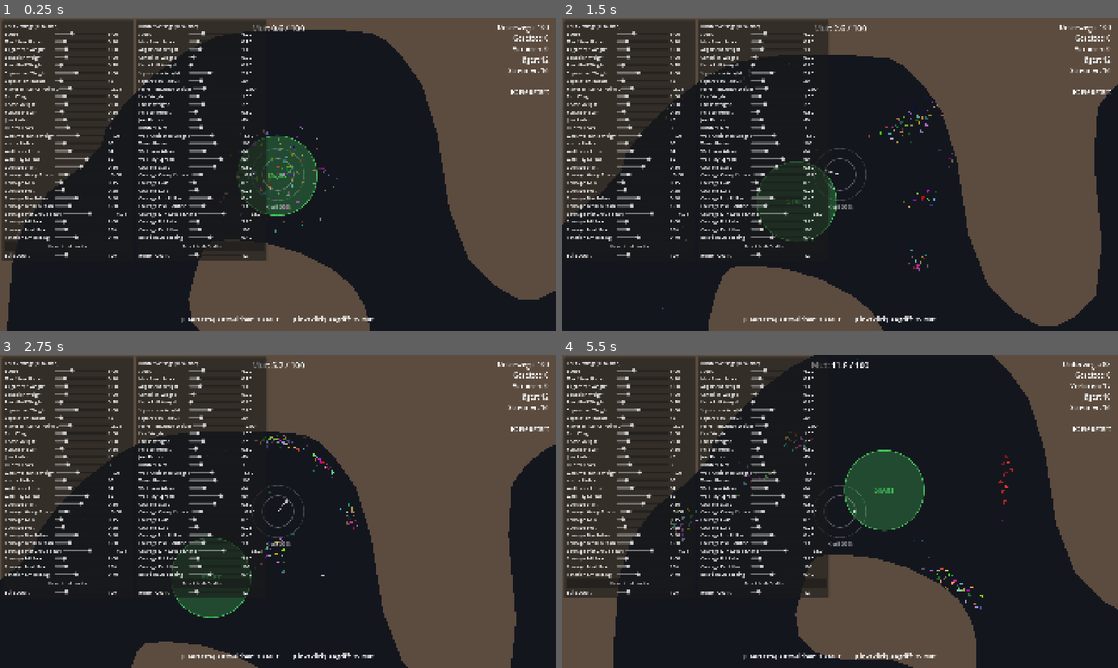
Above: before the commit, frames 1-4 (two rows, left to right).
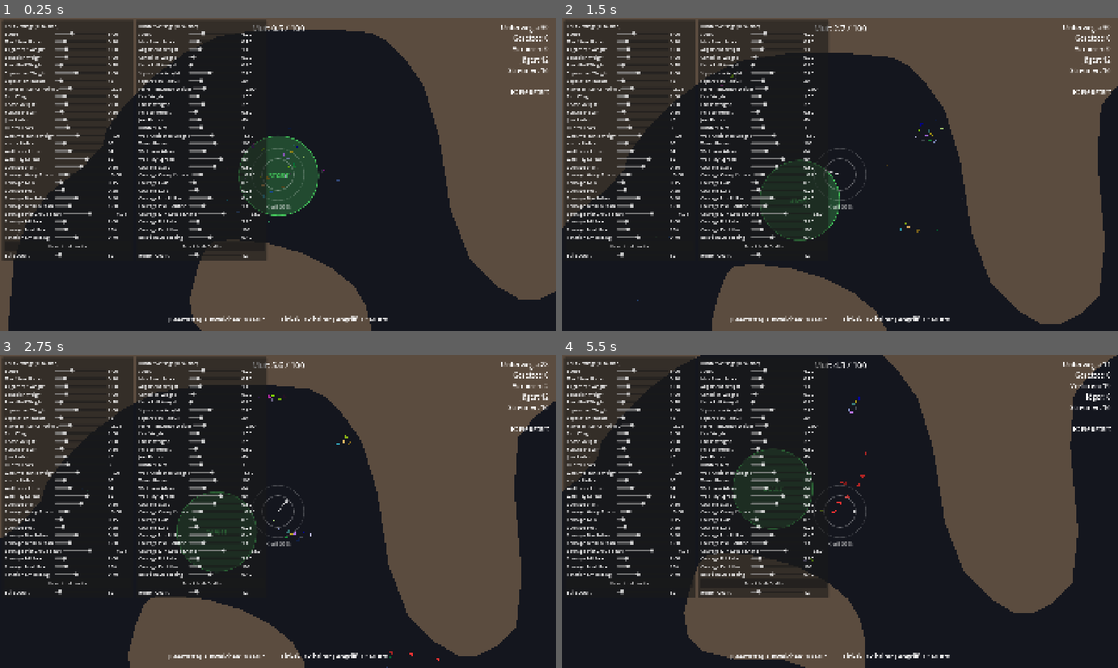
Above: after the commit, the same moments.

Repository: GaslightingRocks/CG-Idea3-swarm
Game: Godot game, scene res://game/game.tscn
The game is run twice, just before and just after one commit, with the same random seed, the same clock (stepped at 60 frames per second) and the same inputs.
Inputs (mouse positions are in pixels of both pictures, inside the frame that each line leads up to):
- Up to frame 1 (0.25 s): no input
- Up to frame 2 (1.5 s): move the mouse to (962, 158) at 0.52 s; press the mouse at (962, 158) at 0.53 s; release the mouse at (962, 158) at 1.25 s; drag from (728, 190) to (784, 68) at 1.27 s
- Up to frame 3 (2.75 s): move the mouse to (333, 442) at 2.02 s; hold Space (ability_dodge) from 2.03 s (still down); click (333, 442) at 2.3 s
- Up to frame 4 (5.5 s): release Space (ability_dodge) at 2.75 s; drag from (812, 574) to (895, 461) at 2.77 s; move the mouse to (1006, 558) at 3.52 s; press the mouse at (1006, 558) at 3.53 s; release the mouse at (1006, 558) at 4.25 s; drag from (673, 464) to (734, 539) at 4.27 s; move the mouse to (867, 511) at 5.02 s; press the mouse at (867, 511) at 5.03 s

The runs differ from the first frame. In frame 1, 1.5% of the frame differs, in the area x 1-100%, y 2-100%; in frame 2, 2.7%; in frame 3, 18%; in frame 4, 50%, in the area x 0-100%, y 0-100%.

Commit message:
Attack lasts while the mouse button is held, swarm regroups afterwards
- attack is an on/off state: starts with attack_start_cost, drains
  attack_cost_per_second while held, ends at once on release or when
  the courage pool is empty
- after the attack the flock pull is multiplied by regroup_pull_multiplier
  for regroup_duration seconds, so the swarm reunites

Co-Authored-By: Claude Opus 5.5 <noreply@anthropic.com>

Diff:
--- a/boids-test/flock/boid.gd
+++ b/boids-test/flock/boid.gd
@@ -264,7 +264,11 @@
 func flock_pull_force() -> Vector2:
 	if flock == null:
 		return Vector2.ZERO
-	return steer_towards(flock.center - global_position) * settings.flock_pull_weight
+	var weight: float = settings.flock_pull_weight
+	# Right after an attack the swarm is pulled together much stronger, so it reunites quickly
+	if flock.is_regrouping():
+		weight *= flock.regroup_pull_multiplier
+	return steer_towards(flock.center - global_position) * weight
 
 
 ## Steers toward where the player points the mouse, stronger the further the mouse is from the screen center.
--- a/boids-test/flock/flock.gd
+++ b/boids-test/flock/flock.gd
@@ -43,7 +43,7 @@
 # State of the special abilities, started by PlayerAbilities and read by the boids
 var dodge_time_left: float = 0.0
 var dodge_speed_multiplier: float = 1.0
-var attack_time_left: float = 0.0
+var attacking: bool = false
 var attack_speed_multiplier: float = 1.0
 var attack_steer_multiplier: float = 1.0
 var attack_steer_weight: float = 0.0
@@ -51,6 +51,9 @@
 # flock whose boids are attacked, and the one of them the whole swarm currently charges at
 var attack_victims: Flock = null
 var attack_target: Boid = null
+# after an attack the boids are pulled together much stronger for a moment, so the swarm reunites
+var regroup_time_left: float = 0.0
+var regroup_pull_multiplier: float = 1.0
 # all boids that currently belong to this flock and are still flying
 var boids: Array[Boid] = []
 # boids that reached the goal / were killed
@@ -82,7 +85,7 @@
 	update_center()
 	fill_courage_pool(delta)
 	dodge_time_left = maxf(dodge_time_left - delta, 0.0)
-	attack_time_left = maxf(attack_time_left - delta, 0.0)
+	regroup_time_left = maxf(regroup_time_left - delta, 0.0)
 	if is_attacking():
 		attack_target = find_attack_target()
 
@@ -94,7 +97,12 @@
 
 ## True while the attack ability is active: the boids fly at hunters and hurt them on contact.
 func is_attacking() -> bool:
-	return attack_time_left > 0.0
+	return attacking
+
+
+## True for a short time after an attack, while the boids are pulled back together.
+func is_regrouping() -> bool:
+	return regroup_time_left > 0.0
 
 
 ## Starts the dodge: every boid turns in the player's direction (or the flock's flight direction)
@@ -110,10 +118,11 @@
 
 
 ## Starts the attack: the whole swarm lunges at the nearest boid of the victims flock (within range),
-## flies faster and turns sharper for the given time.
-func start_attack(duration: float, victims: Flock, range_px: float, speed_multiplier: float,
+## flies faster and turns sharper until stop_attack() is called.
+func start_attack(victims: Flock, range_px: float, speed_multiplier: float,
 		steer_multiplier: float, steer_weight: float) -> void:
-	attack_time_left = duration
+	attacking = true
+	regroup_time_left = 0.0
 	attack_victims = victims
 	attack_range = range_px
 	attack_speed_multiplier = speed_multiplier
@@ -127,6 +136,15 @@
 		var direction: Vector2 = lunge_point - boid.global_position
 		if not direction.is_zero_approx():
 			boid.velocity = direction.normalized() * boid.settings.speed * speed_multiplier
+
+
+## Ends the attack at once, the player has control again. For regroup_duration seconds the boids are pulled
+## toward the swarm's center pull_multiplier times as strong as usual, so the scattered swarm reunites.
+func stop_attack(regroup_duration: float, pull_multiplier: float) -> void:
+	attacking = false
+	attack_target = null
+	regroup_time_left = regroup_duration
+	regroup_pull_multiplier = pull_multiplier
 
 
 ## Returns the victim closest to the swarm's center within attack_range, or null.
--- a/boids-test/game/game.tscn
+++ b/boids-test/game/game.tscn
@@ -2,34 +2,35 @@
 
 [ext_resource type="Script" uid="uid://4o3jhojn6hbq" path="res://game/game.gd" id="1_onqr8"]
 [ext_resource type="PackedScene" uid="uid://det1yhaw44ewy" path="res://levels/level_2.tscn" id="2_ycayy"]
-[ext_resource type="Script" path="res://flock/flock.gd" id="3_flock"]
+[ext_resource type="Script" uid="uid://vde81fnducg1" path="res://flock/flock.gd" id="3_flock"]
 [ext_resource type="Resource" path="res://flock/default_boid_settings.tres" id="4_settings"]
-[ext_resource type="Script" path="res://player/player_influence.gd" id="5_influence"]
-[ext_resource type="Script" path="res://player/swarm_camera.gd" id="6_camera"]
-[ext_resource type="Script" path="res://ui/influence_indicator.gd" id="7_indicator"]
-[ext_resource type="Script" path="res://ui/hud.gd" id="8_hud"]
+[ext_resource type="Script" uid="uid://d22l3y4gigd8j" path="res://player/player_influence.gd" id="5_influence"]
+[ext_resource type="Script" uid="uid://y0knigsvcpqw" path="res://player/swarm_camera.gd" id="6_camera"]
+[ext_resource type="Script" uid="uid://pk01f6fxjbq2" path="res://ui/influence_indicator.gd" id="7_indicator"]
+[ext_resource type="Script" uid="uid://bng8jnpfhaodl" path="res://ui/hud.gd" id="8_hud"]
 [ext_resource type="Resource" path="res://flock/enemy_boid_settings.tres" id="9_enemy_settings"]
-[ext_resource type="Script" path="res://player/player_abilities.gd" id="10_abilities"]
+[ext_resource type="Script" uid="uid://c0b2ts23yy7nc" path="res://player/player_abilities.gd" id="10_abilities"]
 
 [node name="GameScene" type="Node2D" unique_id=462784093]
 script = ExtResource("1_onqr8")
 
 [node name="Level" parent="." unique_id=2075216894 instance=ExtResource("2_ycayy")]
 
-[node name="PlayerInfluence" type="Node" parent="."]
+[node name="PlayerInfluence" type="Node" parent="." unique_id=1140047615]
 script = ExtResource("5_influence")
 
-[node name="PlayerAbilities" type="Node" parent="." node_paths=PackedStringArray("flock", "enemy_flock")]
+[node name="PlayerAbilities" type="Node" parent="." unique_id=460260123 node_paths=PackedStringArray("flock", "enemy_flock")]
 script = ExtResource("10_abilities")
 flock = NodePath("../Flock")
 enemy_flock = NodePath("../EnemyFlock")
 
-[node name="Flock" type="Node2D" parent="." node_paths=PackedStringArray("player_influence")]
+[node name="Flock" type="Node2D" parent="." unique_id=681052129 node_paths=PackedStringArray("player_influence")]
 script = ExtResource("3_flock")
+boid_count = 30
 settings = ExtResource("4_settings")
 player_influence = NodePath("../PlayerInfluence")
 
-[node name="EnemyFlock" type="Node2D" parent="." node_paths=PackedStringArray("target_flock")]
+[node name="EnemyFlock" type="Node2D" parent="." unique_id=2124899857 node_paths=PackedStringArray("target_flock")]
 script = ExtResource("3_flock")
 boid_scene_path = "res://flock/hunter.tscn"
 random_colors = false
@@ -44,9 +45,9 @@
 script = ExtResource("6_camera")
 flock = NodePath("../Flock")
 
-[node name="UI" type="CanvasLayer" parent="."]
+[node name="UI" type="CanvasLayer" parent="." unique_id=1070748831]
 
-[node name="InfluenceIndicator" type="Control" parent="UI" node_paths=PackedStringArray("player_influence")]
+[node name="InfluenceIndicator" type="Control" parent="UI" unique_id=1394756118 node_paths=PackedStringArray("player_influence")]
 layout_mode = 3
 anchors_preset = 15
 anchor_right = 1.0
@@ -57,7 +58,7 @@
 script = ExtResource("7_indicator")
 player_influence = NodePath("../../PlayerInfluence")
 
-[node name="Hud" type="Control" parent="UI"]
+[node name="Hud" type="Control" parent="UI" unique_id=554164641]
 layout_mode = 3
 anchors_preset = 15
 anchor_right = 1.0
@@ -67,7 +68,7 @@
 mouse_filter = 2
 script = ExtResource("8_hud")
 
-[node name="Counts" type="Label" parent="UI/Hud"]
+[node name="Counts" type="Label" parent="UI/Hud" unique_id=1009470756]
 layout_mode = 1
 anchors_preset = 1
 anchor_left = 1.0
@@ -80,7 +81,7 @@
 theme_override_font_sizes/font_size = 24
 horizontal_alignment = 2
 
-[node name="Message" type="Label" parent="UI/Hud"]
+[node name="Message" type="Label" parent="UI/Hud" unique_id=929580094]
 visible = false
 layout_mode = 1
 anchors_preset = 8
@@ -98,7 +99,7 @@
 horizontal_alignment = 1
 vertical_alignment = 1
 
-[node name="Courage" type="Label" parent="UI/Hud"]
+[node name="Courage" type="Label" parent="UI/Hud" unique_id=1701050762]
 layout_mode = 1
 anchors_preset = 5
 anchor_left = 0.5
@@ -111,7 +112,7 @@
 theme_override_font_sizes/font_size = 28
 horizontal_alignment = 1
 
-[node name="Abilities" type="Label" parent="UI/Hud"]
+[node name="Abilities" type="Label" parent="UI/Hud" unique_id=1863839198]
 layout_mode = 1
 anchors_preset = 7
 anchor_left = 0.5
--- a/boids-test/player/player_abilities.gd
+++ b/boids-test/player/player_abilities.gd
@@ -4,10 +4,11 @@
 ## The swarm's two special abilities. Both are paid from the flock's courage pool (see the HUD).
 ##
 ## Dodge ("ability_dodge", Space): the whole swarm dashes in the mouse direction at higher speed,
-##     hunters can't catch any boid while it lasts.
-## Attack ("ability_attack", left mouse button): the whole swarm lunges at the nearest hunter, flies faster
-##     and turns much sharper. Every boid touching a hunter throws it back and costs it a life
-##     instead of dying itself, and the camera shakes on every hit.
+##     hunters can't catch any boid while it lasts. Costs dodge_cost once.
+## Attack ("ability_attack", hold the left mouse button): the whole swarm lunges at the nearest hunter,
+##     flies faster and turns much sharper. Every boid touching a hunter throws it back and costs it a life
+##     instead of dying itself, and the camera shakes on every hit. Costs courage every second while held;
+##     releasing the button (or running out of courage) ends it at once and the swarm regroups.
 
 # flock that uses the abilities
 @export var flock: Flock
@@ -21,9 +22,10 @@
 @export var dodge_speed_multiplier: float = 2.0
 
 @export_group("Attack")
-@export var attack_cost: float = 25.0
-# seconds the attack lasts
-@export var attack_duration: float = 3.0
+# courage needed to start the attack at all
+@export var attack_start_cost: float = 5.0
+# courage paid per second while the button is held
+@export var attack_cost_per_second: float = 12.0
 # how far (in pixels) from the swarm's center a hunter may be to become the target
 @export var attack_range: float = 500.0
 @export var attack_speed_multiplier: float = 1.7
@@ -32,6 +34,12 @@
 # how strongly the boids fly at their target during the attack
 @export var attack_steer_weight: float = 4.0
 
+@export_group("Regroup after attack")
+# seconds the swarm is pulled together after the attack ends
+@export var regroup_duration: float = 1.5
+# flock_pull_weight is multiplied by this while regrouping
+@export var regroup_pull_multiplier: float = 6.0
+
 
 func _unhandled_input(event: InputEvent) -> void:
 	# Both actions are defined in Project Settings > Input Map
@@ -39,6 +47,16 @@
 		try_dodge()
 	elif event.is_action_pressed("ability_attack"):
 		try_attack()
+
+
+func _physics_process(delta: float) -> void:
+	if not flock.is_attacking():
+		return
+	# Ends the attack as soon as the button is released or the courage runs out.
+	# Checked every step (instead of waiting for a release event) so it also ends if the release
+	# happened over the settings panel, which swallows the event.
+	if not Input.is_action_pressed("ability_attack") or not flock.spend_courage(attack_cost_per_second * delta):
+		flock.stop_attack(regroup_duration, regroup_pull_multiplier)
 
 
 ## Starts the dodge if it isn't running already and the swarm has enough courage.
@@ -50,14 +68,13 @@
 
 ## Starts the attack if it isn't running already and the swarm has enough courage.
 func try_attack() -> void:
-	if flock.is_attacking() or not flock.spend_courage(attack_cost):
+	if flock.is_attacking() or not flock.spend_courage(attack_start_cost):
 		return
-	flock.start_attack(attack_duration, enemy_flock, attack_range, attack_speed_multiplier,
-			attack_steer_multiplier, attack_steer_weight)
+	flock.start_attack(enemy_flock, attack_range, attack_speed_multiplier, attack_steer_multiplier, attack_steer_weight)
 
 
 ## One line for the HUD: the keys, what each ability costs, and which one is running right now.
 func get_status_text() -> String:
 	var dodge: String = "AKTIV" if flock.is_dodging() else "%d Mut" % roundi(dodge_cost)
-	var attack: String = "AKTIV" if flock.is_attacking() else "%d Mut" % roundi(attack_cost)
-	return "[Leertaste] Ausweichen: %s        [Linksklick] Angriff: %s" % [dodge, attack]
+	var attack: String = "AKTIV" if flock.is_attacking() else "%d Mut/s" % roundi(attack_cost_per_second)
+	return "[Leertaste] Ausweichen: %s        [Linksklick halten] Angriff: %s" % [dodge, attack]
